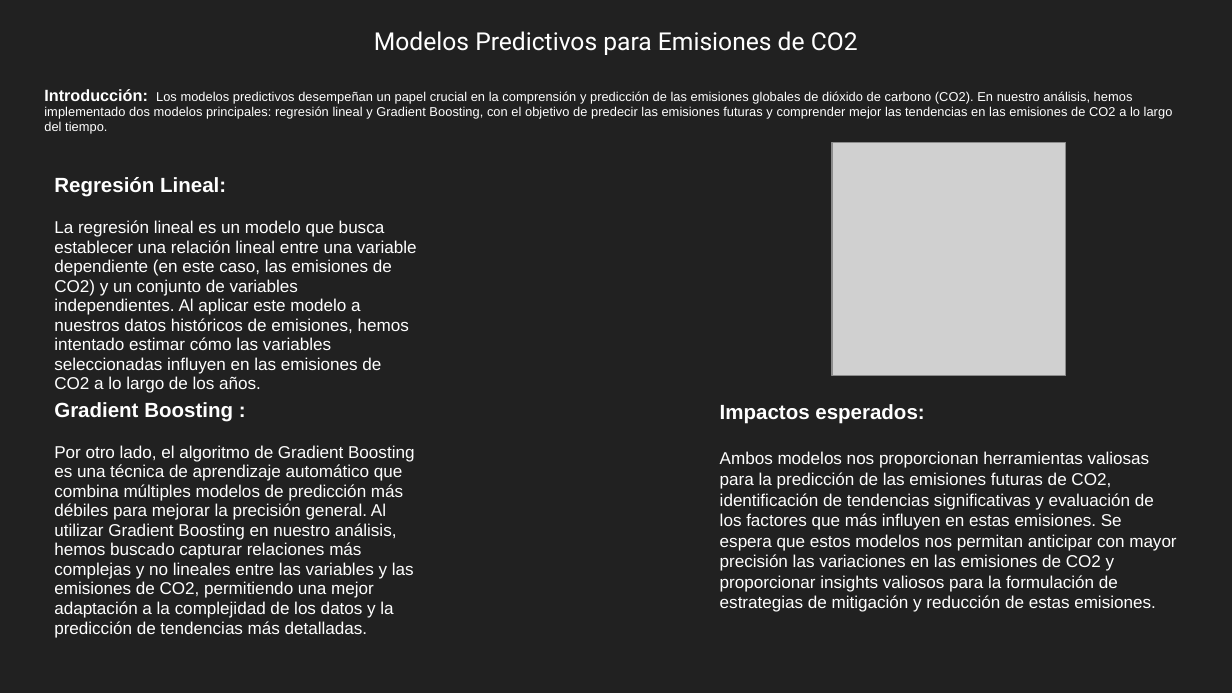
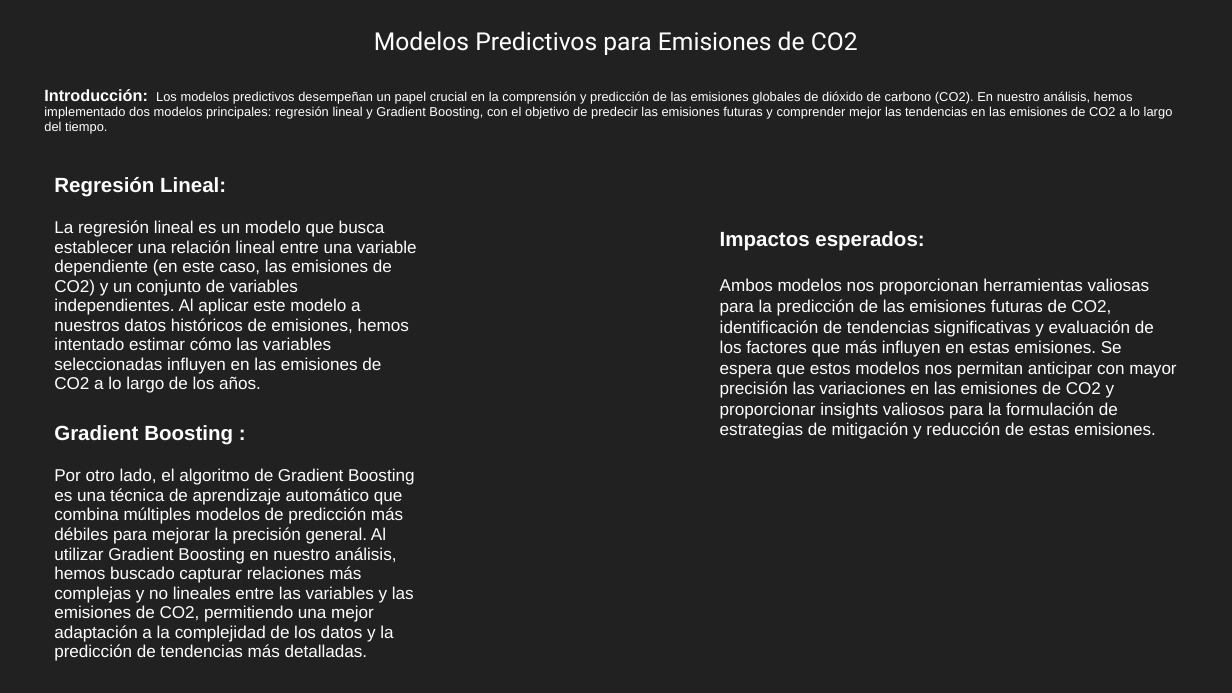
Before and after one commit to LeandroColombo111/Analysis-of-CO2-emissions-using-ML, a slide deck: slide 9 of Insights.pptx (slide 6 before the commit). Drawn at 1232x693 pixels with LibreOffice and Linux fonts; fonts in the diff are those of the drawing; grey boxes stand for pictures; background and template pictures are left out. Boxes give left, top, right and bottom in pixels: in the first picture for what was removed or moved away, otherwise in the second. Text is boxed around its words. In the diff, an @@ line names an element or a change of style, - is before the commit and + after.

```diff
--- a/Insights.pptx
+++ b/Insights.pptx
@@ picture removed at <box>832,143,1066,377</box> @@
@@ text "Impactos esperados:": place and size @@
-text "Impactos esperados:" at <box>720,404,1176,612</box>
+text "Impactos esperados:" at <box>720,231,1176,439</box>
@@ text "Gradient Boosting :": place and size @@
-text "Gradient Boosting :" at <box>54,402,414,618</box>
+text "Gradient Boosting :" at <box>54,425,414,661</box>
@@ text at <box>54,425,233,445</box>: more space between paragraphs @@
```
Also in this commit, not shown: 5 other slides changed, 3 slides added, 1 slide removed, 1 other file.
